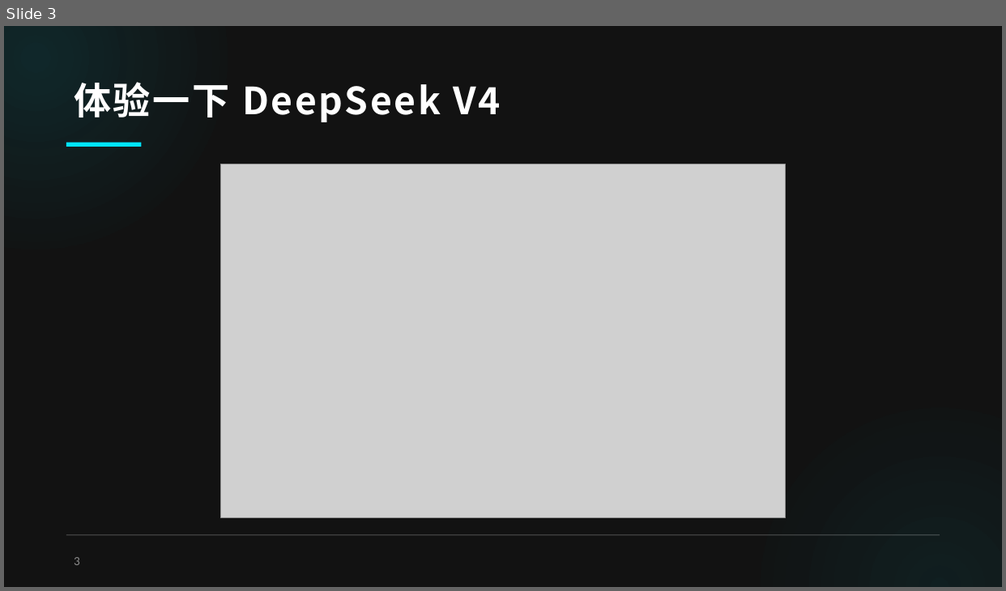
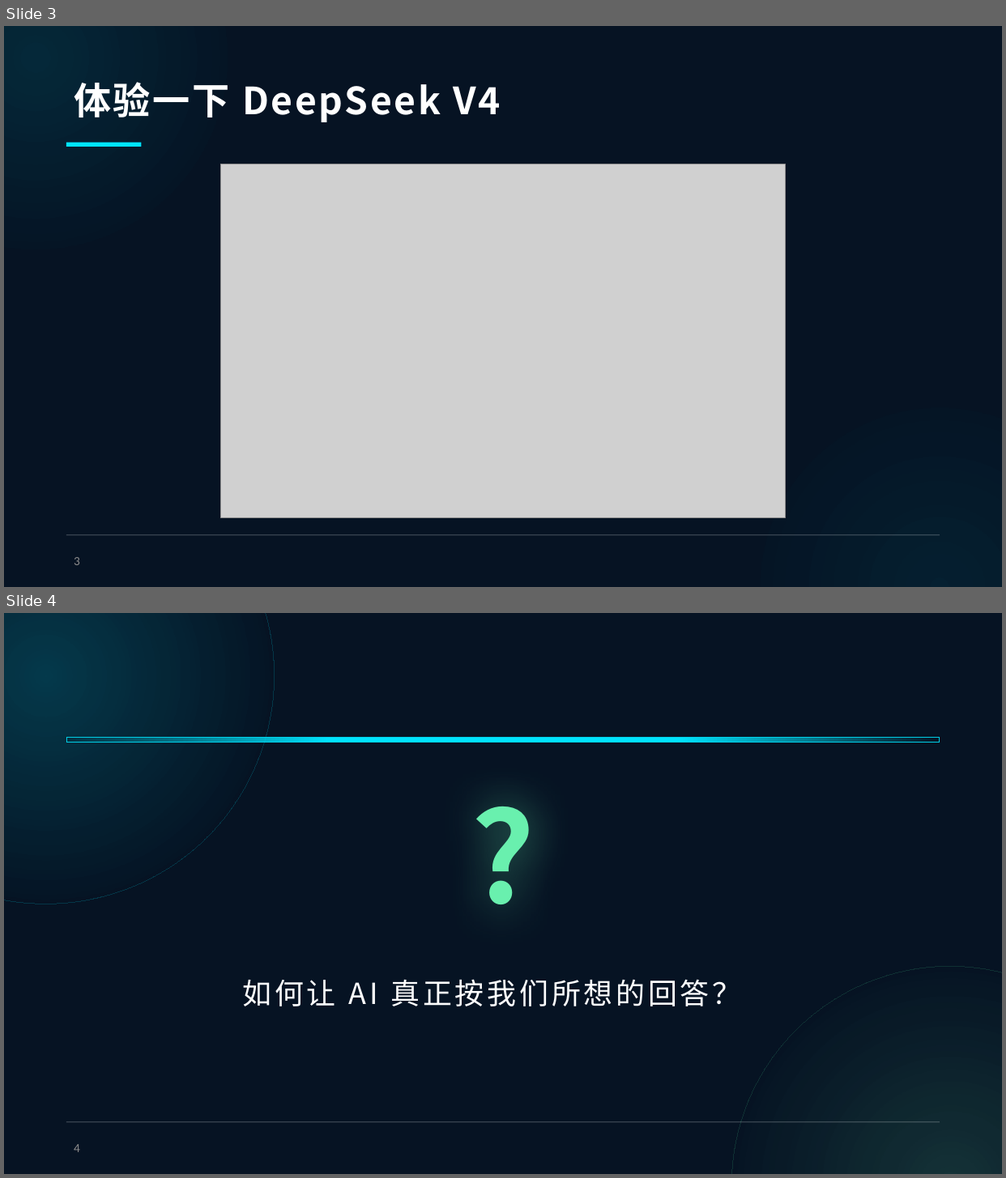
Before and after one commit to TramsWang/Intro2AITechs, a slide deck: 1-基础通识部分/8课时/第6课.pptx. Shown one above the other, each under a label of ours: slide 3 before the commit, slides 3 and 4 after it. The pictures are 1006x591 and 1006x1178 pixels, drawn with LibreOffice and Linux fonts; fonts in the diff are those of the drawing; grey boxes stand for pictures; background and template pictures are left out. Boxes give left, top, right and bottom in pixels: in the first picture for what was removed or moved away, otherwise in the second. Text is boxed around its words. In the diff, an @@ line names an element or a change of style, - is before the commit and + after.

```diff
--- a/1-基础通识部分/8课时/第6课.pptx
+++ b/1-基础通识部分/8课时/第6课.pptx
@@ slide 4 added at (4, 613, 1002, 1174), background #061323; not listed: 1 template element that a slide beside it also shows @@
@@ ellipse added at (4, 613, 275, 905), fill gradient #00E5FF, outline #00CEE6 0.75 pt @@
@@ rounded rectangle added at (66, 738, 940, 743), fill gradient #00E5FF, outline #00CEE6 0.75 pt @@
@@ text added at (4, 779, 1002, 945), 120 pt, text #69F0AE, bold @@
+?
@@ ellipse added at (731, 966, 1002, 1174), fill gradient #69F0AE, outline #48D691 0.75 pt @@
@@ text added at (242, 979, 741, 1007), 28 pt, text #FFFFFF @@
+如何让 AI 真正按我们所想的回答？
@@ page number added at (74, 1144, 80, 1152), 12 pt, text #8C8C8C @@
+4
@@ slide 3 changed as well @@
@@ background #121212 to #061323 @@
```
Also in this commit, not shown: 17 other slides changed, 1 other slide added, 27 other files.
